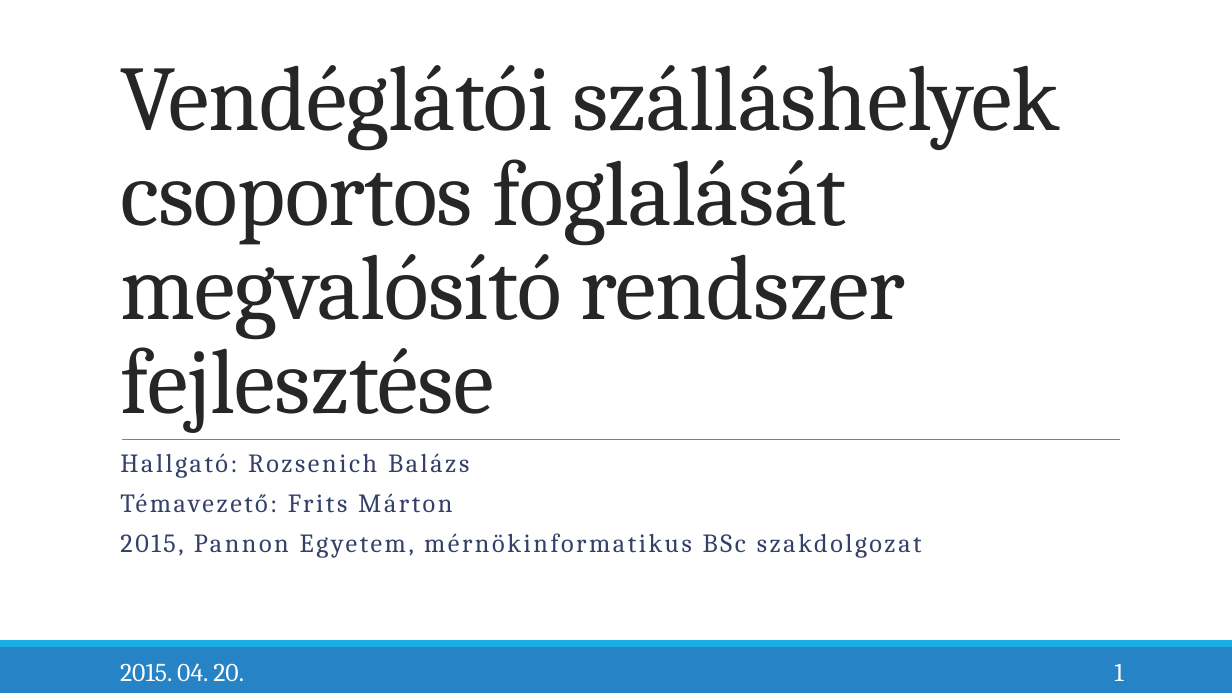
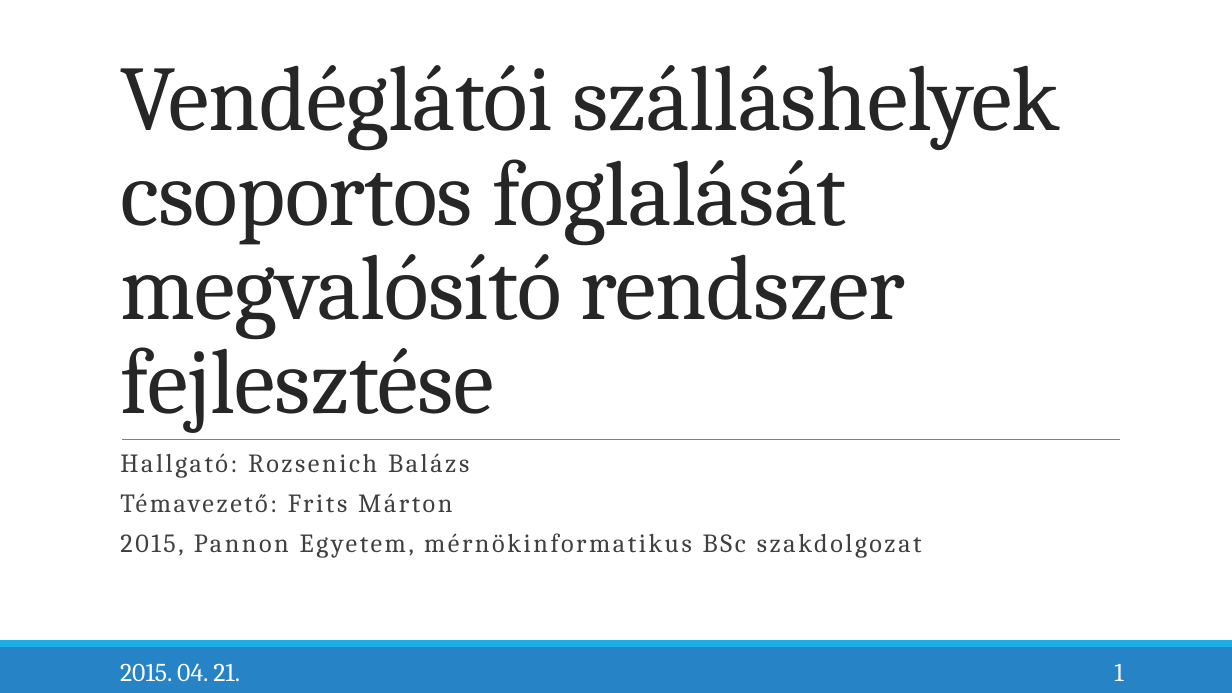
Before and after one commit to bearlysophisticated/thesis, a slide deck: slide 1 of Presentation/RozsenichBalázs_SzakdolgozatVédésPrezentáció.pptx. Drawn at 1232x693 pixels with LibreOffice and Linux fonts; fonts in the diff are those of the drawing. Boxes give left, top, right and bottom in pixels: in the first picture for what was removed or moved away, otherwise in the second. Text is boxed around its words. In the diff, an @@ line names an element or a change of style, - is before the commit and + after.

```diff
--- a/Presentation/RozsenichBalázs_SzakdolgozatVédésPrezentáció.pptx
+++ b/Presentation/RozsenichBalázs_SzakdolgozatVédésPrezentáció.pptx
@@ subtitle "Hallgató: Rozsenich Balázs" at (120,453,922,558): text colour #344068 to #404040 @@
@@ text at (120,663,240,681): text changed @@
-2015. 04. 20.
+2015. 04. 21.
```
Also in this commit, not shown: 9 other slides changed, 2 slides added, 22 other files.
